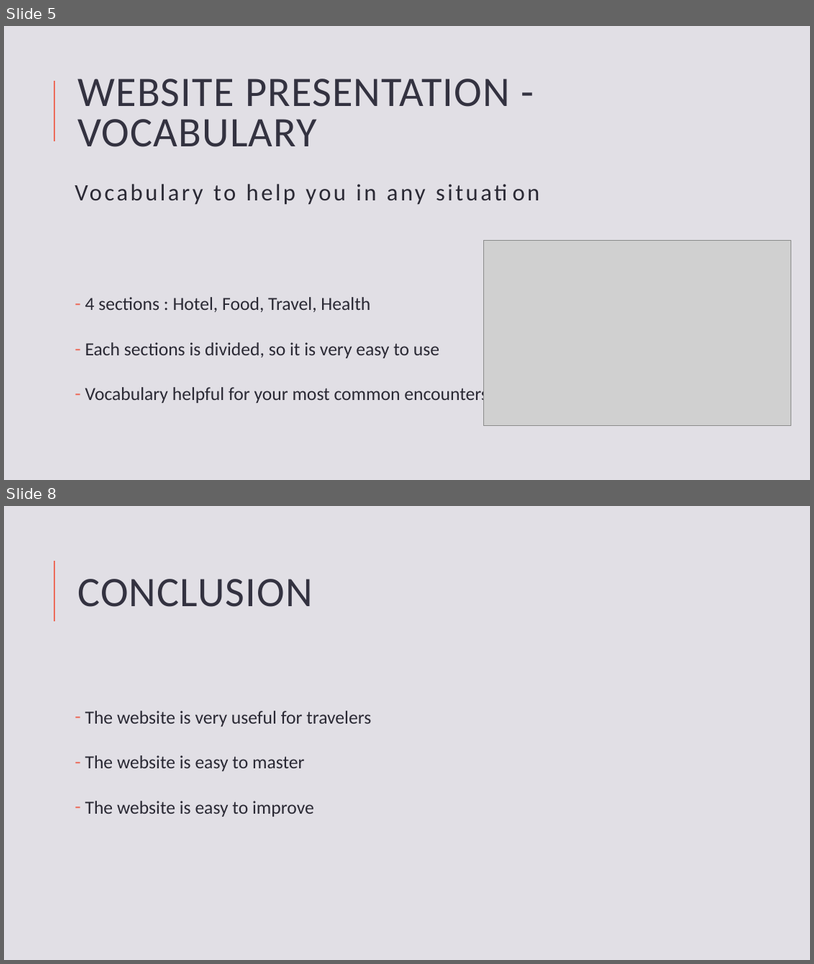
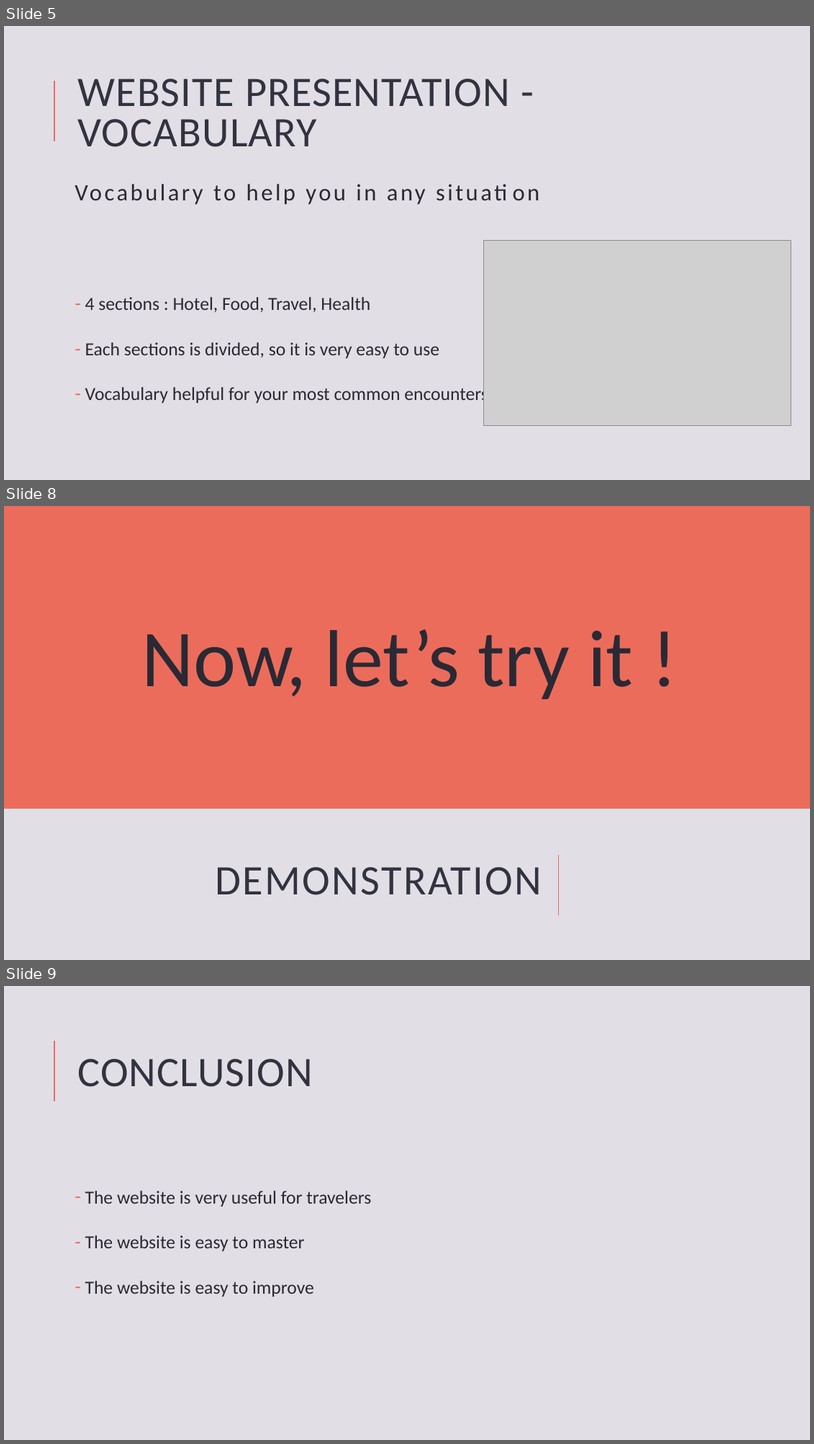
Before and after one commit to cpnu/EnglishProject, a slide deck: presentation.pptx. Shown one above the other, each under a label of ours: slides 5 and 8 before the commit, slides 5, 8 and 9 after it; the slides between them are not shown. The pictures are 814x964 and 814x1444 pixels, drawn with LibreOffice and Linux fonts; fonts in the diff are those of the drawing; grey boxes stand for pictures. Boxes give left, top, right and bottom in pixels: in the first picture for what was removed or moved away, otherwise in the second. Text is boxed around its words. In the diff, an @@ line names an element or a change of style, - is before the commit and + after.

```diff
--- a/presentation.pptx
+++ b/presentation.pptx
@@ slide 8 added at (4,506,810,960), background #E1DFE5 @@
@@ rectangle added at (4,506,810,808), fill #EC6C5B @@
@@ text added at (142,629,633,699), 96 pt, text #2A2934 @@
+Now, let’s try it !
@@ title added at (215,867,541,895), 50 pt, text #333240 @@
+DEMONSTRATION
@@ line added from (558, 915) to (558, 854), #EC6C5B 1.5 pt @@
@@ what was slide 8 is now slide 9 @@
```
Also in this commit, not shown: 6 slides changed, 19 other files.
